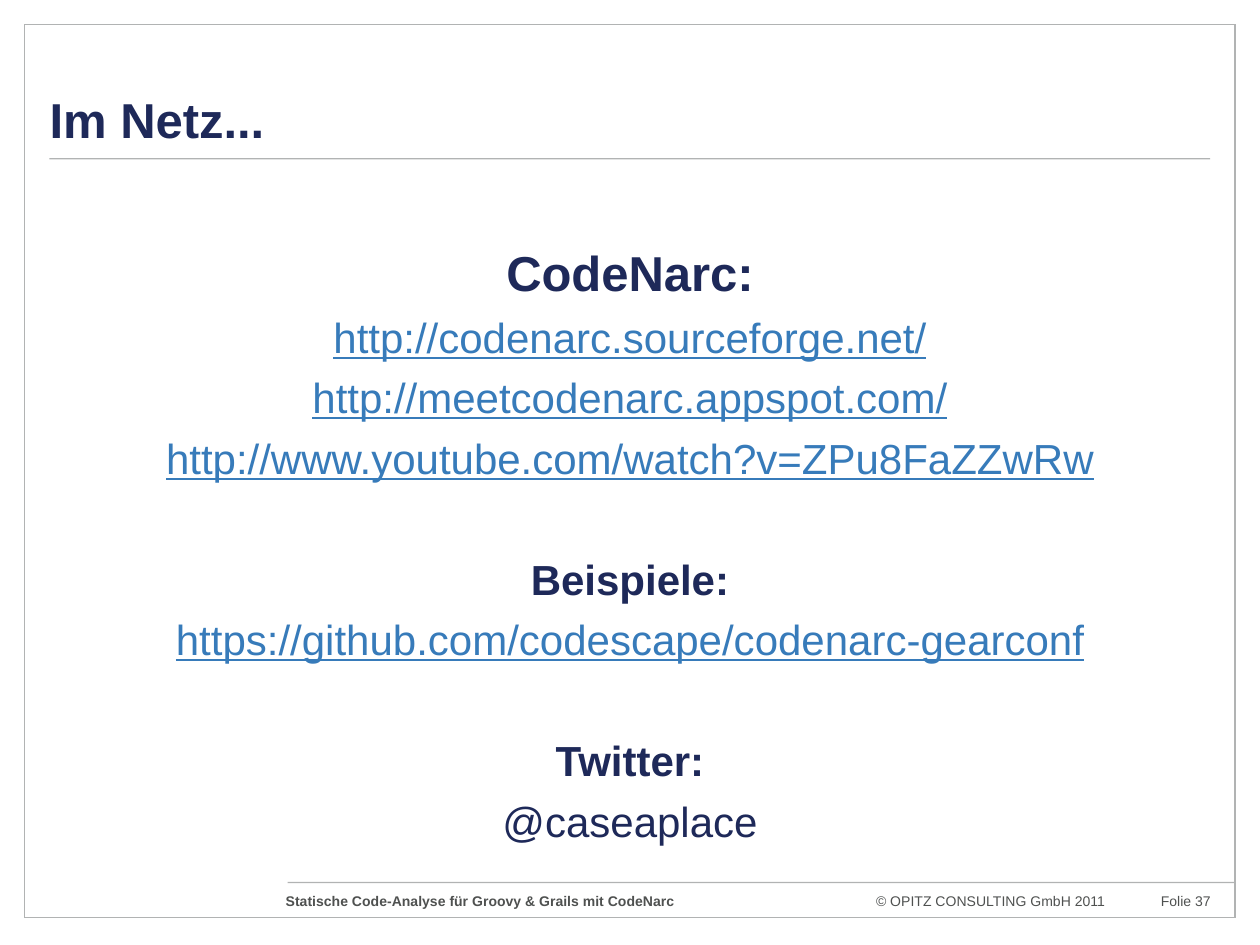
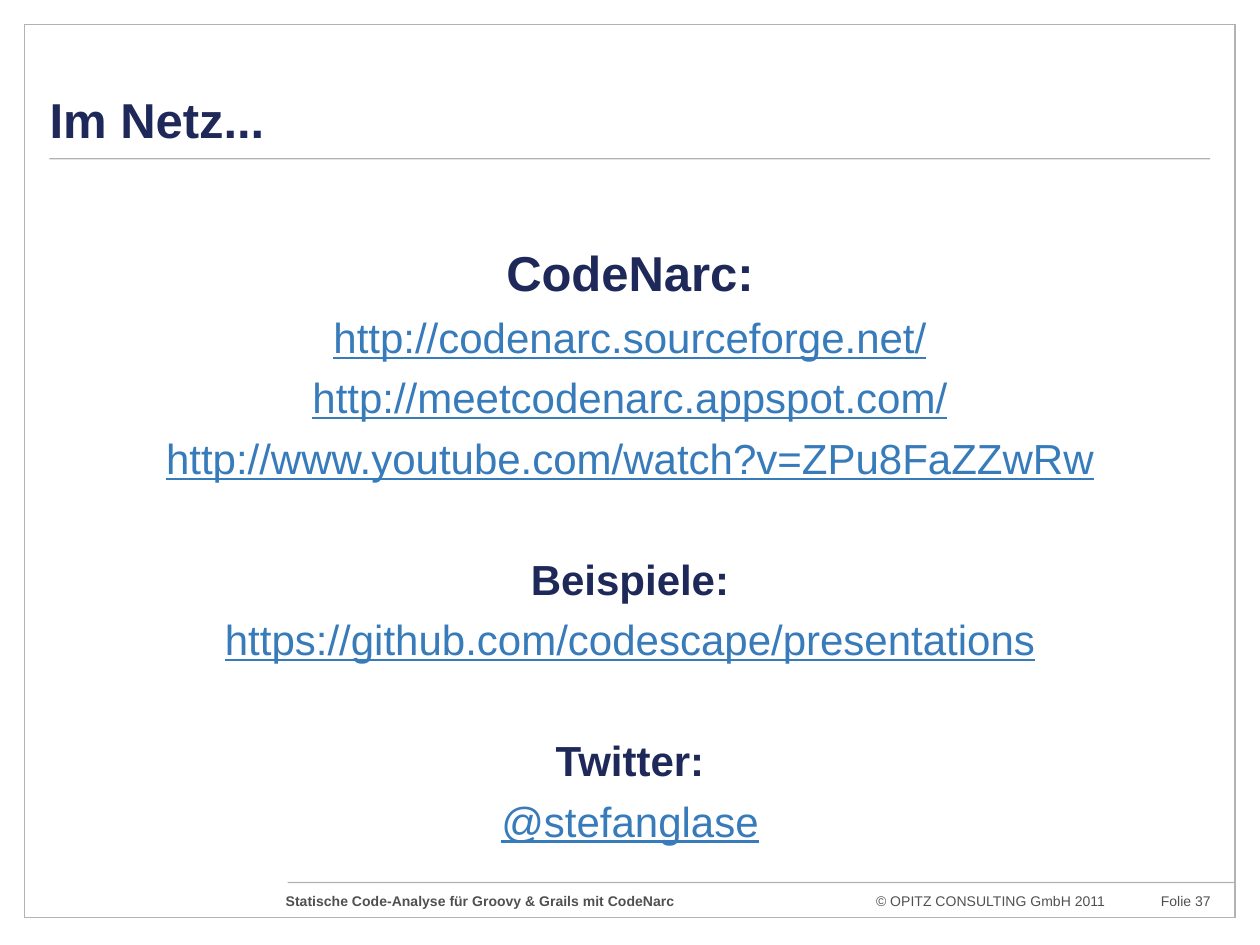
Before and after one commit to codescape/presentations, a slide deck: slide 37 of statische-code-analyse-mit-codenarc/codenarc-gearconf-2011.pptx. Drawn at 1260x945 pixels with LibreOffice and Linux fonts; fonts in the diff are those of the drawing; background and template pictures are left out. Boxes give left, top, right and bottom in pixels: in the first picture for what was removed or moved away, otherwise in the second. Text is boxed around its words. In the diff, an @@ line names an element or a change of style, - is before the commit and + after.

Commit message:
updating slides

```diff
--- a/statische-code-analyse-mit-codenarc/codenarc-gearconf-2011.pptx
+++ b/statische-code-analyse-mit-codenarc/codenarc-gearconf-2011.pptx
@@ text at (225, 624, 1035, 664): text changed @@
-https://github.com/codescape/codenarc-gearconf
+https://github.com/codescape/presentations
@@ text at (501, 806, 758, 845): text changed; text colour #1E2959 to #377BBA @@
-@caseaplace
+@stefanglase
```
Also in this commit, not shown: 8 other slides changed, 2 other files.
